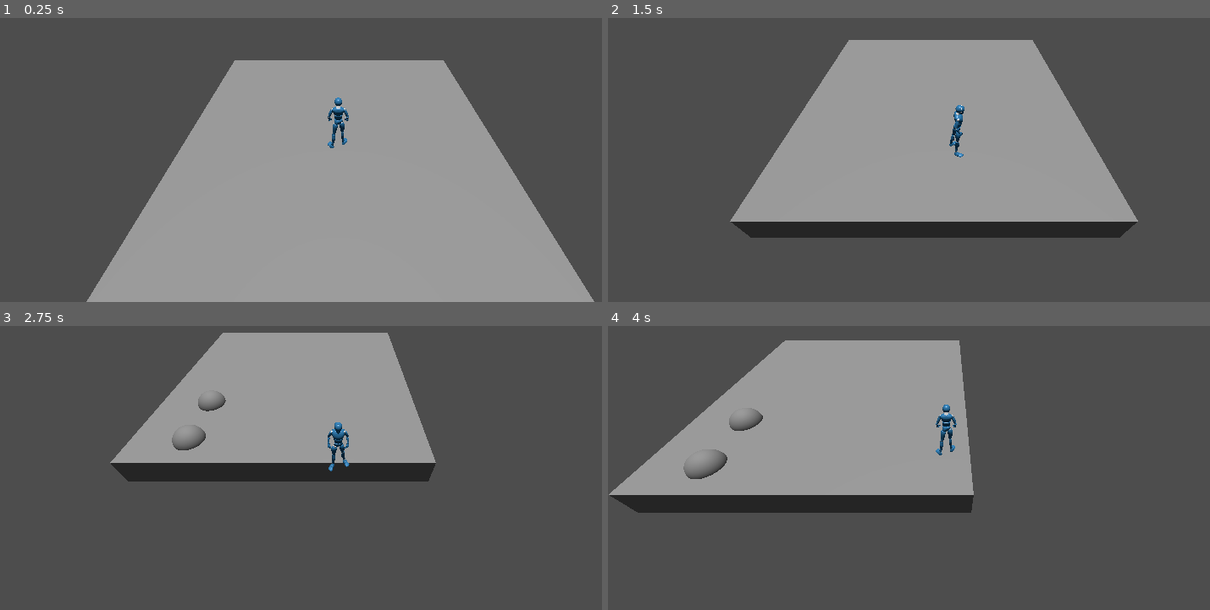
Above: before the commit, frames 1-4 (two rows, left to right).
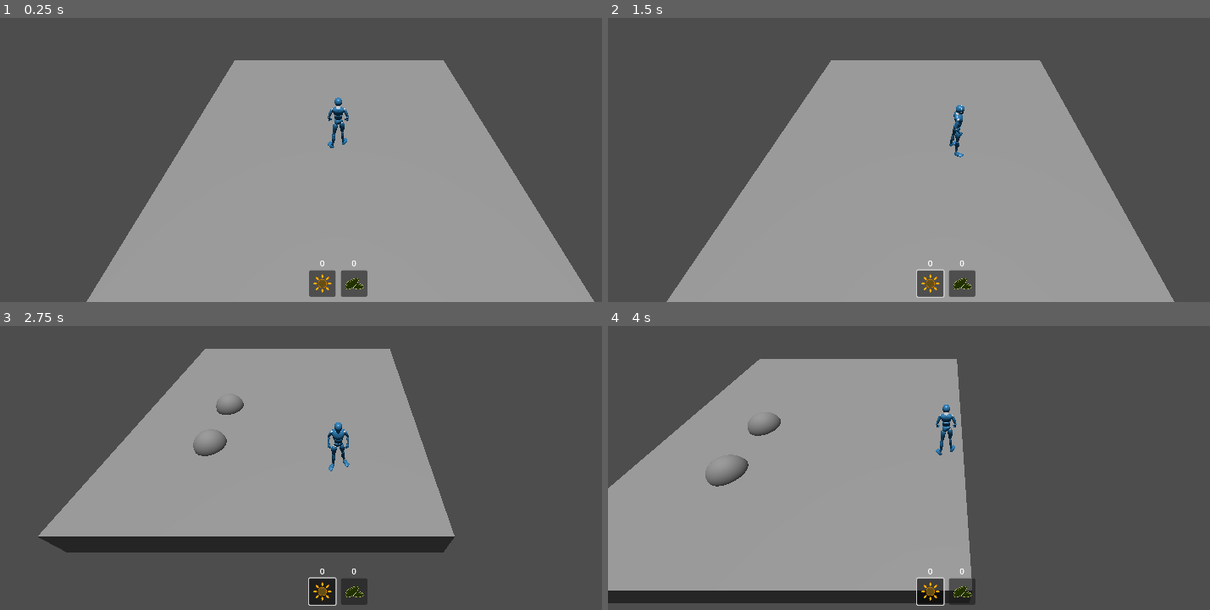
Above: after the commit, the same moments.

Repository: CapsCollective/sunflower
Game: Godot game, scene res://assets/common/scenes/game_world.tscn
The game is run twice, just before and just after one commit, with the same random seed, the same clock (stepped at 60 frames per second) and the same inputs.
Inputs (mouse positions are in pixels of both pictures, inside the frame that each line leads up to):
- Up to frame 1 (0.25 s): no input
- Up to frame 2 (1.5 s): click (933, 284) at 0.5 s, where only the run after the commit has a clickable "0"; tap Enter (next_turn) at 1.25 s; move the mouse to (1095, 94) at 1.27 s; press the mouse at (1095, 94) at 1.28 s; hold D (move_right) from 1.28 s (still down)
- Up to frame 3 (2.75 s): move the mouse to (204, 439) at 2.02 s; release D (move_right) at 2.03 s; release the mouse at (204, 439) at 2.03 s; hold S (move_back) from 2.03 s (still down); tap Enter (next_turn) at 2.1 s
- Up to frame 4 (4 s): move the mouse to (1011, 337) at 2.77 s; release S (move_back) at 2.78 s; hold D (move_right) 2.78-3.53 s; hold Right mouse button (rmb_down) 2.78-3.53 s; move the mouse to (915, 496) at 3.52 s; hold W (move_forward) from 3.53 s (still down); click (915, 496) at 3.6 s

The runs differ from the first frame. In frame 1, 0.8% of the frame differs, in the area x 51-62%, y 85-99%; in frame 2, 24%; in frame 3, 24%; in frame 4, 27%, in the area x 0-62%, y 5-99%.
Error in both runs: Invalid call. Nonexistent function 'next_turn' in base 'Node (game_manager.gd)'. (res://assets/zones/scripts/zone.gd:12)

Commit message:
Item data table and hotbar

Diff:
--- a/assets/common/scenes/game_world.tscn
+++ b/assets/common/scenes/game_world.tscn
@@ -1,6 +1,7 @@
-[gd_scene load_steps=3 format=3 uid="uid://bydw6c7tltpyk"]
+[gd_scene load_steps=4 format=3 uid="uid://bydw6c7tltpyk"]
 
 [ext_resource type="Script" path="res://assets/common/scripts/game_world.gd" id="1_cr035"]
+[ext_resource type="PackedScene" uid="uid://mv31dkpkfdb" path="res://assets/items/scenes/hotbar.tscn" id="2_0dovd"]
 [ext_resource type="PackedScene" uid="uid://klq80i004brf" path="res://assets/debug/common/scenes/debug_display.tscn" id="2_elnij"]
 
 [node name="GameWorld" type="Node"]
@@ -9,4 +10,7 @@
 
 [node name="CurrentScene" type="Node" parent="."]
 
+[node name="Hotbar" parent="." instance=ExtResource("2_0dovd")]
+anchors_preset = 12
+
 [node name="DebugDisplay" parent="." instance=ExtResource("2_elnij")]
--- a/assets/common/scripts/game_manager.gd
+++ b/assets/common/scripts/game_manager.gd
@@ -3,6 +3,24 @@
 signal load_completed
 signal grid_updated
 signal zone_changed
+signal item_changed(resource: String, value: int)
+
+const items_dt = preload("res://assets/items/items_dt.tres")
+
+const CELL_PROPERTIES = [
+	'nutrition',
+	'hydration',
+	'radiation',
+]
+
+const ITEM_IDS = [
+	'sunflower_seed',
+	'sunflower_crop',
+	'potato_seed',
+	'potato_crop',
+]
+
+var selected_item: String
 
 var game_world: GameWorld:
 	set(world):
@@ -27,18 +45,12 @@
 		current_zone = null
 		zone_changed.emit()
 
-const GRID_PROPERTIES = [
-	'nutrition',
-	'hydration',
-	'radiation',
-]
-
 func get_grid_point(pos: Vector3) -> Dictionary:
 	var point = current_zone.grid.get_cell_by_position(pos)
 	return Savegame.player.area_map[point]
 
 func update_grid_property(center: Vector2i, property: String, radius: int, change: float):
-	if not GRID_PROPERTIES.has(property):
+	if not CELL_PROPERTIES.has(property):
 		Utils.log_error("Grid", "Grid does not have property ", property)
 		return
 	for x in range(center.x - radius, center.x + radius + 1):
@@ -65,3 +77,33 @@
 				'radiation': 0.5
 			}
 	return map
+
+func valid_item(item_id: String) -> bool:
+	return ITEM_IDS.has(item_id)
+
+func get_item_details(item_id: String) -> ItemRow:
+	if not valid_item(item_id):
+		Utils.log_warn("Item", item_id, " is not a valid item type")
+		return null
+	return items_dt.get_row(item_id) as ItemRow
+
+func get_item_count(item_id: String):
+	if not valid_item(item_id):
+		Utils.log_warn("Item", item_id, " is not a valid item type")
+		return
+	if not Savegame.player.inventory.has(item_id):
+		Savegame.player.inventory[item_id] = 0
+		return 0
+	return Savegame.player.inventory[item_id]
+
+func set_item_count(item_id: String, value: int):
+	if not valid_item(item_id):
+		Utils.log_warn("Item", item_id, " is not a valid item type")
+		return
+	if value < 0:
+		Utils.log_warn("Item", "Cannot have fewer than 0 of any ", item_id)
+		return
+
+	Utils.log_info("Item", "Setting ", item_id, " count to ", value)
+	Savegame.player.inventory[item_id] = value
+	item_changed.emit(item_id, value)
--- /dev/null
+++ b/assets/items/icons/sunflower_crop.svg
@@ -0,0 +1,42 @@
+<?xml version="1.0" encoding="UTF-8" standalone="no"?>
+<!DOCTYPE svg PUBLIC "-//W3C//DTD SVG 1.1//EN" "http://www.w3.org/Graphics/SVG/1.1/DTD/svg11.dtd">
+<svg width="100%" height="100%" viewBox="0 0 200 200" version="1.1" xmlns="http://www.w3.org/2000/svg" xmlns:xlink="http://www.w3.org/1999/xlink" xml:space="preserve" xmlns:serif="http://www.serif.com/" style="fill-rule:evenodd;clip-rule:evenodd;stroke-linejoin:round;stroke-miterlimit:2;">
+    <g>
+        <g transform="matrix(0.740741,0,0,0.740741,26.6667,34.0741)">
+            <circle cx="99" cy="89" r="54" style="fill:rgb(102,79,21);"/>
+            <path d="M99,35C128.803,35 153,59.197 153,89C153,118.803 128.803,143 99,143C69.197,143 45,118.803 45,89C45,59.197 69.197,35 99,35ZM99,41.75C72.922,41.75 51.75,62.922 51.75,89C51.75,115.078 72.922,136.25 99,136.25C125.078,136.25 146.25,115.078 146.25,89C146.25,62.922 125.078,41.75 99,41.75Z" style="fill:rgb(195,121,0);"/>
+        </g>
+        <g transform="matrix(1,0,0,1,70,-1)">
+            <path d="M30,16C30,16 40,26.617 40,36C40,45.383 30,56 30,56C30,56 20,45.383 20,36C20,26.617 30,16 30,16Z" style="fill:rgb(255,181,0);"/>
+            <path d="M30,16C30,16 40,26.617 40,36C40,45.383 30,56 30,56C30,56 20,45.383 20,36C20,26.617 30,16 30,16ZM30,19.053C28.745,20.58 26.883,23.027 25.26,25.892C23.508,28.986 22,32.575 22,36C22,39.425 23.508,43.014 25.26,46.108C26.883,48.973 28.745,51.42 30,52.947C31.255,51.42 33.117,48.973 34.74,46.108C36.492,43.014 38,39.425 38,36C38,32.575 36.492,28.986 34.74,25.892C33.117,23.027 31.255,20.58 30,19.053Z" style="fill:rgb(195,121,0);"/>
+        </g>
+        <g transform="matrix(1,0,0,1,70,129)">
+            <path d="M30,16C30,16 40,26.617 40,36C40,45.383 30,56 30,56C30,56 20,45.383 20,36C20,26.617 30,16 30,16Z" style="fill:rgb(255,181,0);"/>
+            <path d="M30,16C30,16 40,26.617 40,36C40,45.383 30,56 30,56C30,56 20,45.383 20,36C20,26.617 30,16 30,16ZM30,19.053C28.745,20.58 26.883,23.027 25.26,25.892C23.508,28.986 22,32.575 22,36C22,39.425 23.508,43.014 25.26,46.108C26.883,48.973 28.745,51.42 30,52.947C31.255,51.42 33.117,48.973 34.74,46.108C36.492,43.014 38,39.425 38,36C38,32.575 36.492,28.986 34.74,25.892C33.117,23.027 31.255,20.58 30,19.053Z" style="fill:rgb(195,121,0);"/>
+        </g>
+        <g transform="matrix(6.12323e-17,-1,1,6.12323e-17,-1,130)">
+            <path d="M30,16C30,16 40,26.617 40,36C40,45.383 30,56 30,56C30,56 20,45.383 20,36C20,26.617 30,16 30,16Z" style="fill:rgb(255,181,0);"/>
+            <path d="M30,16C30,16 40,26.617 40,36C40,45.383 30,56 30,56C30,56 20,45.383 20,36C20,26.617 30,16 30,16ZM30,19.053C28.745,20.58 26.883,23.027 25.26,25.892C23.508,28.986 22,32.575 22,36C22,39.425 23.508,43.014 25.26,46.108C26.883,48.973 28.745,51.42 30,52.947C31.255,51.42 33.117,48.973 34.74,46.108C36.492,43.014 38,39.425 38,36C38,32.575 36.492,28.986 34.74,25.892C33.117,23.027 31.255,20.58 30,19.053Z" style="fill:rgb(195,121,0);"/>
+        </g>
+        <g transform="matrix(6.12323e-17,-1,1,6.12323e-17,129,130)">
+            <path d="M30,16C30,16 40,26.617 40,36C40,45.383 30,56 30,56C30,56 20,45.383 20,36C20,26.617 30,16 30,16Z" style="fill:rgb(255,181,0);"/>
+            <path d="M30,16C30,16 40,26.617 40,36C40,45.383 30,56 30,56C30,56 20,45.383 20,36C20,26.617 30,16 30,16ZM30,19.053C28.745,20.58 26.883,23.027 25.26,25.892C23.508,28.986 22,32.575 22,36C22,39.425 23.508,43.014 25.26,46.108C26.883,48.973 28.745,51.42 30,52.947C31.255,51.42 33.117,48.973 34.74,46.108C36.492,43.014 38,39.425 38,36C38,32.575 36.492,28.986 34.74,25.892C33.117,23.027 31.255,20.58 30,19.053Z" style="fill:rgb(195,121,0);"/>
+        </g>
+        <g transform="matrix(0.707107,-0.707107,0.707107,0.707107,7.36901,49.7954)">
+            <path d="M30,16C30,16 40,26.617 40,36C40,45.383 30,56 30,56C30,56 20,45.383 20,36C20,26.617 30,16 30,16Z" style="fill:rgb(255,181,0);"/>
+            <path d="M30,16C30,16 40,26.617 40,36C40,45.383 30,56 30,56C30,56 20,45.383 20,36C20,26.617 30,16 30,16ZM30,19.053C28.745,20.58 26.883,23.027 25.26,25.892C23.508,28.986 22,32.575 22,36C22,39.425 23.508,43.014 25.26,46.108C26.883,48.973 28.745,51.42 30,52.947C31.255,51.42 33.117,48.973 34.74,46.108C36.492,43.014 38,39.425 38,36C38,32.575 36.492,28.986 34.74,25.892C33.117,23.027 31.255,20.58 30,19.053Z" style="fill:rgb(195,121,0);"/>
+        </g>
+        <g transform="matrix(0.707107,-0.707107,0.707107,0.707107,99.2929,141.719)">
+            <path d="M30,16C30,16 40,26.617 40,36C40,45.383 30,56 30,56C30,56 20,45.383 20,36C20,26.617 30,16 30,16Z" style="fill:rgb(255,181,0);"/>
+            <path d="M30,16C30,16 40,26.617 40,36C40,45.383 30,56 30,56C30,56 20,45.383 20,36C20,26.617 30,16 30,16ZM30,19.053C28.745,20.58 26.883,23.027 25.26,25.892C23.508,28.986 22,32.575 22,36C22,39.425 23.508,43.014 25.26,46.108C26.883,48.973 28.745,51.42 30,52.947C31.255,51.42 33.117,48.973 34.74,46.108C36.492,43.014 38,39.425 38,36C38,32.575 36.492,28.986 34.74,25.892C33.117,23.027 31.255,20.58 30,19.053Z" style="fill:rgb(195,121,0);"/>
+        </g>
+        <g transform="matrix(0.707107,0.707107,-0.707107,0.707107,150.205,7.36901)">
+            <path d="M30,16C30,16 40,26.617 40,36C40,45.383 30,56 30,56C30,56 20,45.383 20,36C20,26.617 30,16 30,16Z" style="fill:rgb(255,181,0);"/>
+            <path d="M30,16C30,16 40,26.617 40,36C40,45.383 30,56 30,56C30,56 20,45.383 20,36C20,26.617 30,16 30,16ZM30,19.053C28.745,20.58 26.883,23.027 25.26,25.892C23.508,28.986 22,32.575 22,36C22,39.425 23.508,43.014 25.26,46.108C26.883,48.973 28.745,51.42 30,52.947C31.255,51.42 33.117,48.973 34.74,46.108C36.492,43.014 38,39.425 38,36C38,32.575 36.492,28.986 34.74,25.892C33.117,23.027 31.255,20.58 30,19.053Z" style="fill:rgb(195,121,0);"/>
+        </g>
+        <g transform="matrix(0.707107,0.707107,-0.707107,0.707107,58.2807,99.2929)">
+            <path d="M30,16C30,16 40,26.617 40,36C40,45.383 30,56 30,56C30,56 20,45.383 20,36C20,26.617 30,16 30,16Z" style="fill:rgb(255,181,0);"/>
+            <path d="M30,16C30,16 40,26.617 40,36C40,45.383 30,56 30,56C30,56 20,45.383 20,36C20,26.617 30,16 30,16ZM30,19.053C28.745,20.58 26.883,23.027 25.26,25.892C23.508,28.986 22,32.575 22,36C22,39.425 23.508,43.014 25.26,46.108C26.883,48.973 28.745,51.42 30,52.947C31.255,51.42 33.117,48.973 34.74,46.108C36.492,43.014 38,39.425 38,36C38,32.575 36.492,28.986 34.74,25.892C33.117,23.027 31.255,20.58 30,19.053Z" style="fill:rgb(195,121,0);"/>
+        </g>
+    </g>
+</svg>
--- /dev/null
+++ b/assets/items/icons/sunflower_seeds.svg
@@ -0,0 +1,20 @@
+<?xml version="1.0" encoding="UTF-8" standalone="no"?>
+<!DOCTYPE svg PUBLIC "-//W3C//DTD SVG 1.1//EN" "http://www.w3.org/Graphics/SVG/1.1/DTD/svg11.dtd">
+<svg width="100%" height="100%" viewBox="0 0 200 200" version="1.1" xmlns="http://www.w3.org/2000/svg" xmlns:xlink="http://www.w3.org/1999/xlink" xml:space="preserve" xmlns:serif="http://www.serif.com/" style="fill-rule:evenodd;clip-rule:evenodd;stroke-linecap:round;stroke-linejoin:round;stroke-miterlimit:1.5;">
+    <g transform="matrix(2.12837,0,0,2.12837,-106.036,-120.708)">
+        <g transform="matrix(-0.71571,1.2232,1.73556,0.401893,69.5894,63.5423)">
+            <path d="M30.786,14.668C34.119,14.668 40,26.617 40,36C40,45.383 33.333,51 30,51C26.667,51 20,45.383 20,36C20,26.617 27.453,14.668 30.786,14.668Z" style="fill:rgb(33,50,0);"/>
+            <path d="M30.786,14.668C27.453,14.668 20,26.617 20,36C20,45.383 26.667,51 30,51C33.333,51 40,45.383 40,36C40,26.617 34.119,14.668 30.786,14.668ZM31.096,15.497C31.316,15.497 31.527,15.68 31.786,15.895C32.3,16.324 32.828,16.949 33.368,17.72C36.168,21.721 38.958,29.35 38.958,35.754C38.958,42.105 35.815,46.68 32.813,48.849C31.655,49.686 30.562,50.171 29.69,50.171C28.619,50.171 27.169,49.365 25.755,48.016C23.254,45.63 21.042,41.58 21.042,36.246C21.042,29.797 24.637,22.116 27.911,18.085C28.723,17.087 29.508,16.316 30.215,15.864C30.55,15.649 30.827,15.497 31.096,15.497Z" style="fill:rgb(206,198,122);"/>
+        </g>
+        <g transform="matrix(-0.692005,0.203434,0.148262,0.504333,149.247,36.907)">
+            <path d="M126.846,87.197C83.298,97.948 59.143,115.246 50.558,144.225" style="fill:none;stroke:rgb(206,198,122);stroke-width:1.49px;"/>
+        </g>
+        <g transform="matrix(1.03165,1.33326,-1.55175,1.20071,108.551,23.3208)">
+            <path d="M30.786,14.668C34.119,14.668 40,26.617 40,36C40,45.383 33.333,51 30,51C26.667,51 20,45.383 20,36C20,26.617 27.453,14.668 30.786,14.668Z" style="fill:rgb(33,50,0);"/>
+            <path d="M30.786,14.668C34.119,14.668 40,26.617 40,36C40,45.383 33.333,51 30,51C26.667,51 20,45.383 20,36C20,26.617 27.453,14.668 30.786,14.668ZM30.786,15.387C30.528,15.387 30.249,15.53 29.928,15.735C29.234,16.179 28.467,16.935 27.672,17.914C24.411,21.927 20.836,29.578 20.836,36C20.836,41.409 23.125,45.521 25.661,47.941C27.217,49.425 28.822,50.282 30,50.282C31.178,50.282 32.783,49.425 34.339,47.941C36.875,45.521 39.164,41.409 39.164,36C39.164,29.564 36.344,21.895 33.53,17.873C32.853,16.905 32.186,16.156 31.556,15.718C31.277,15.524 31.029,15.387 30.786,15.387Z" style="fill:rgb(206,198,122);"/>
+        </g>
+        <g transform="matrix(0.721288,0,0,0.721288,24.6158,19.0848)">
+            <path d="M126.846,87.197C83.298,97.948 59.143,115.246 50.558,144.225" style="fill:none;stroke:rgb(206,198,122);stroke-width:1.3px;"/>
+        </g>
+    </g>
+</svg>
--- /dev/null
+++ b/assets/items/items_dt.tres
@@ -0,0 +1,28 @@
+[gd_resource type="Resource" script_class="Datatable" load_steps=6 format=3 uid="uid://4764n124q6sb"]
+
+[ext_resource type="Script" path="res://assets/items/scripts/dt_row_item.gd" id="1_gnpt1"]
+[ext_resource type="Script" path="res://addons/datatable/scripts/datatable.gd" id="2_vpfsy"]
+
+[sub_resource type="Resource" id="Resource_oisfa"]
+script = ExtResource("1_gnpt1")
+name = "Sunflower"
+icon_path = "res://assets/items/icons/sunflower_crop.svg"
+
+[sub_resource type="Resource" id="Resource_infmi"]
+script = ExtResource("1_gnpt1")
+name = "Sunflower Seed"
+icon_path = "res://assets/items/icons/sunflower_seeds.svg"
+
+[sub_resource type="Resource" id="Resource_w8udp"]
+script = ExtResource("1_gnpt1")
+name = ""
+icon_path = ""
+
+[resource]
+script = ExtResource("2_vpfsy")
+key_type = 4
+default_row = SubResource("Resource_w8udp")
+data = {
+"sunflower_crop": SubResource("Resource_oisfa"),
+"sunflower_seed": SubResource("Resource_infmi")
+}
--- /dev/null
+++ b/assets/items/scenes/hotbar.tscn
@@ -0,0 +1,16 @@
+[gd_scene load_steps=2 format=3 uid="uid://mv31dkpkfdb"]
+
+[ext_resource type="Script" path="res://assets/items/scripts/hotbar.gd" id="1_iy3xl"]
+
+[node name="Hotbar" type="HBoxContainer"]
+anchors_preset = -1
+anchor_top = 1.0
+anchor_right = 1.0
+anchor_bottom = 1.0
+offset_top = -60.0
+offset_bottom = -10.0
+grow_horizontal = 2
+grow_vertical = 0
+theme_override_constants/separation = 10
+alignment = 1
+script = ExtResource("1_iy3xl")
--- /dev/null
+++ b/assets/items/scenes/hotbar_item.tscn
@@ -0,0 +1,24 @@
+[gd_scene load_steps=3 format=3 uid="uid://cyc7qj42cns4l"]
+
+[ext_resource type="Texture2D" uid="uid://bxf7bopvfnsv6" path="res://assets/items/icons/sunflower_crop.svg" id="1_bv4y6"]
+[ext_resource type="Script" path="res://assets/items/scripts/hotbar_item.gd" id="2_byywe"]
+
+[node name="HotbarItem" type="Button"]
+custom_minimum_size = Vector2(50, 50)
+toggle_mode = true
+icon = ExtResource("1_bv4y6")
+icon_alignment = 1
+vertical_icon_alignment = 2
+expand_icon = true
+script = ExtResource("2_byywe")
+
+[node name="Label" type="Label" parent="."]
+unique_name_in_owner = true
+layout_mode = 1
+anchors_preset = -1
+anchor_right = 1.0
+offset_top = -25.0
+grow_horizontal = 2
+grow_vertical = 2
+text = "3"
+horizontal_alignment = 1
--- /dev/null
+++ b/assets/items/scripts/dt_row_item.gd
@@ -0,0 +1,4 @@
+class_name ItemRow extends DatatableRow
+
+@export var name: String
+@export_file("*.svg") var icon_path: String
--- /dev/null
+++ b/assets/items/scripts/hotbar.gd
@@ -0,0 +1,25 @@
+extends Node
+
+const hotbar_item_scene = preload("res://assets/items/scenes/hotbar_item.tscn")
+@onready var button_group: ButtonGroup = ButtonGroup.new()
+
+func _ready():
+	button_group.pressed.connect(on_item_selected)
+	button_group.allow_unpress = true
+	refresh()
+
+func refresh():
+	print ("Loading")
+	for c in get_children():
+		c.queue_free()
+	for item in GameManager.items_dt:
+		print(item.key)
+		var instance: HotbarItem = hotbar_item_scene.instantiate()
+		add_child(instance)
+		var details = GameManager.get_item_details(item.key)
+		instance.icon = load(details.icon_path)
+		instance.button_group = button_group
+		instance.counter.text = str(GameManager.get_item_count(item.key))
+
+func on_item_selected(button: HotbarItem):
+	GameManager.selected_item = button.item_id
--- /dev/null
+++ b/assets/items/scripts/hotbar_item.gd
@@ -0,0 +1,4 @@
+class_name HotbarItem extends Button
+
+var item_id: String
+@onready var counter: Label = %Label
--- a/assets/persistence/player_data.gd
+++ b/assets/persistence/player_data.gd
@@ -3,13 +3,15 @@
 const PD_SECTION_PLAYER = "player"
 const PD_SECTION_PLAYER_DAY = "day"
 const PD_SECTION_PLAYER_INVENTORY = "inventory"
+const PD_SECTION_PLAYER_HOTBAR = "hotbar"
 const PD_SECTION_PLAYER_ZONES = "zones"
 const PD_SECTION_PLAYER_CROPS = "crops"
 
 var day: int
-var inventory: Dictionary
-var zones: Dictionary # <ZoneId, Dict<Vector2i, ZoneData>
-var crops: Dictionary
+var inventory: Dictionary # <ItemId, ItemInfo>
+var hotbar: Array # Array[ItemId]
+var zones: Dictionary # <ZoneId, Dict<Vector2i, CellInfo>
+var crops: Dictionary # <ZoneId, Dict<Vector2i, CropInfo>
 
 func get_tag() -> String:
 	return PD_SECTION_PLAYER
@@ -25,6 +27,7 @@
 func deserialise(data: Dictionary) -> DeserialisationResult:
 	day = data.get(PD_SECTION_PLAYER_DAY, 0)
 	inventory = data.get(PD_SECTION_PLAYER_INVENTORY, {})
+	hotbar = data.get(PD_SECTION_PLAYER_HOTBAR, [])
 
 	zones = {}
 	var zones_raw = data.get(PD_SECTION_PLAYER_ZONES, {})
Not shown, added: assets/items/icons/sunflower_crop.svg.import
Not shown, added: assets/items/icons/sunflower_seeds.svg.import
Not shown, added: assets/items/icons/icons.afdesign
